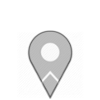
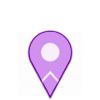
Layered file, before and after one edit (w=100, h=100). Changes by layer:
added layer "Pasted Layer #3" above "Pasted Layer #2" over 27, 30, 73, 99
hid "Pasted Layer #1", painted on it over 27, 30, 73, 99
